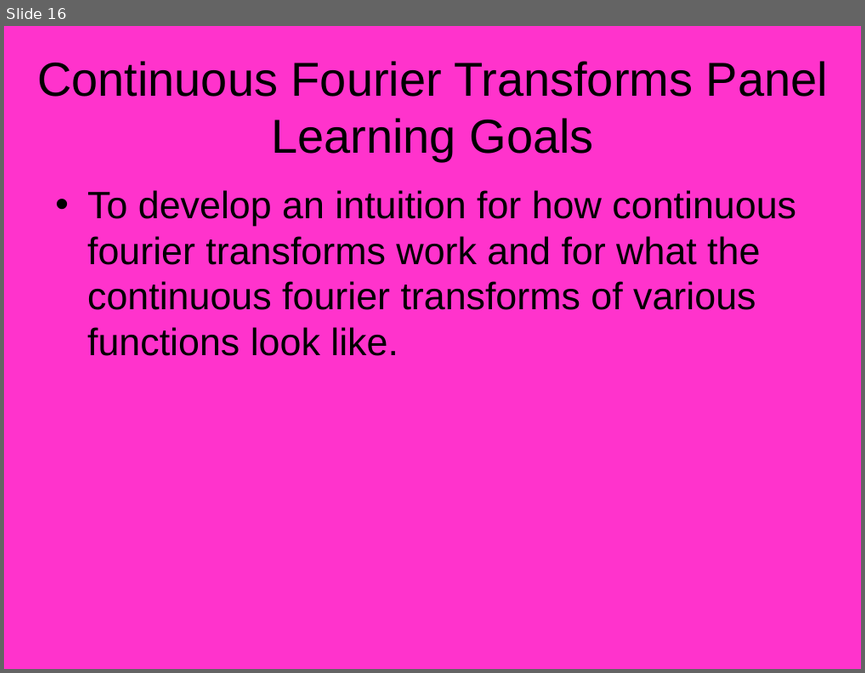
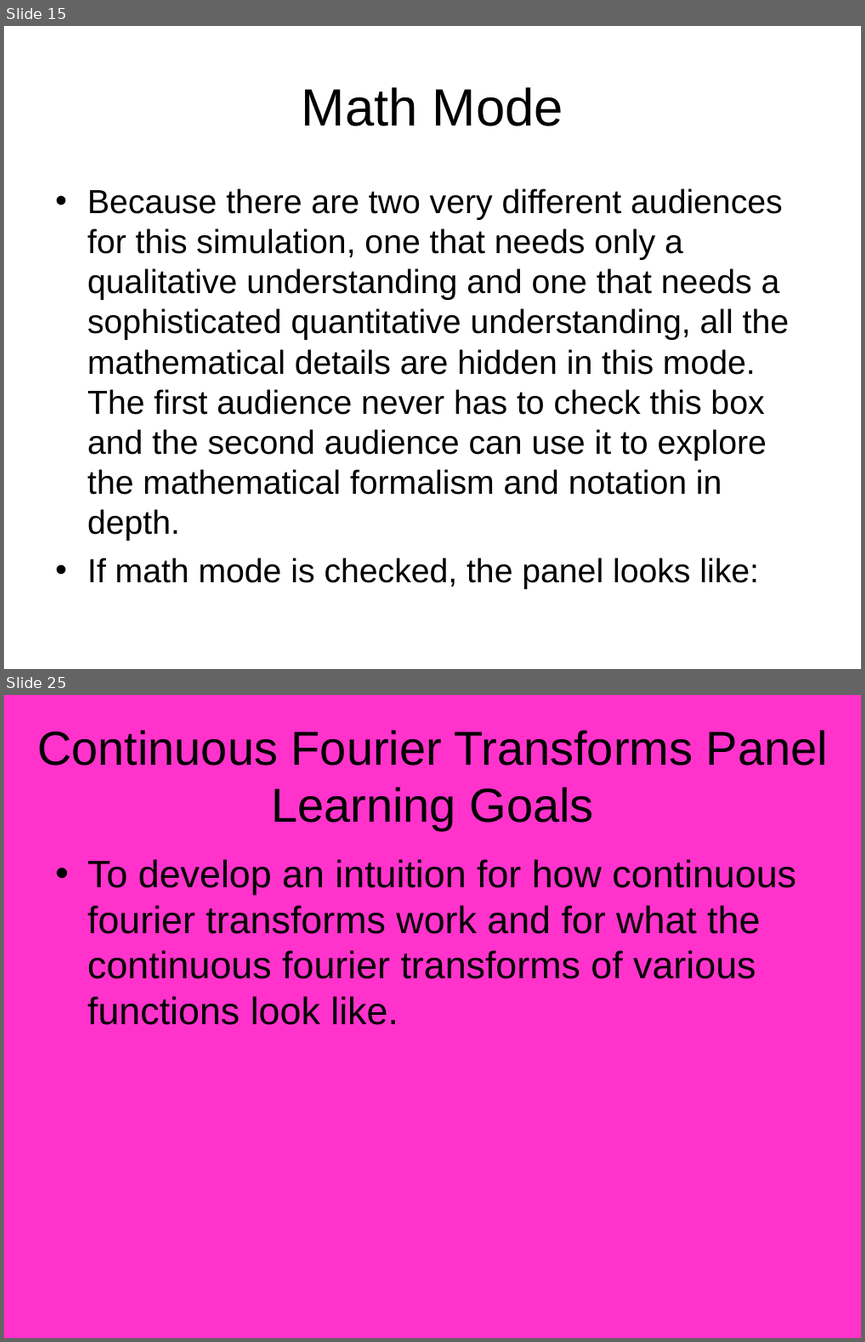
Before and after one commit to mleoking/PhET, a slide deck: fourier/doc/Fourier_Design_Outline.ppt. Shown one above the other, each under a label of ours: slide 16 before the commit, slides 15 and 25 after it; the slides between them are not shown. The pictures are 865x673 and 865x1342 pixels, drawn with LibreOffice and Linux fonts; fonts in the diff are those of the drawing. Boxes give left, top, right and bottom in pixels: in the first picture for what was removed or moved away, otherwise in the second. Text is boxed around its words. In the diff, an @@ line names an element or a change of style, - is before the commit and + after.

```diff
--- a/fourier/doc/Fourier_Design_Outline.ppt
+++ b/fourier/doc/Fourier_Design_Outline.ppt
@@ slide 15 added at (4,26,861,669), background #FFFFFF @@
@@ title added at (302,87,563,126), 44 pt, text #000000 @@
+Math Mode
@@ text added at (87,188,789,589), 28 pt, text #000000 @@
+• Because there are two very different audiences for this simulation, one that needs only a qualitative understanding and one that needs a sophisticated quantitative understanding, all the mathematical details are hidden in this mode. The first audience never has to check this box and the second audience can use it to explore the mathematical formalism and notation in depth.
+• If math mode is checked, the panel looks like:
@@ what was slide 16 is now slide 25 @@
```
Also in this commit, not shown: 11 slides changed, 15 other slides added, 6 slides removed.
